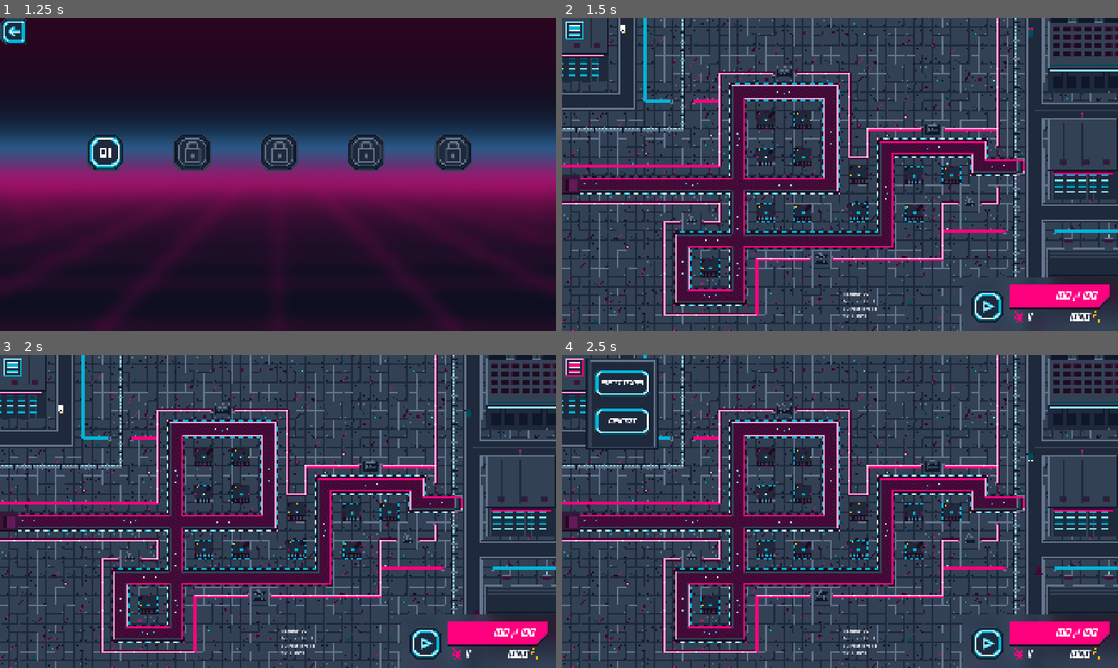
Above: before the commit, frames 1-4 (two rows, left to right).
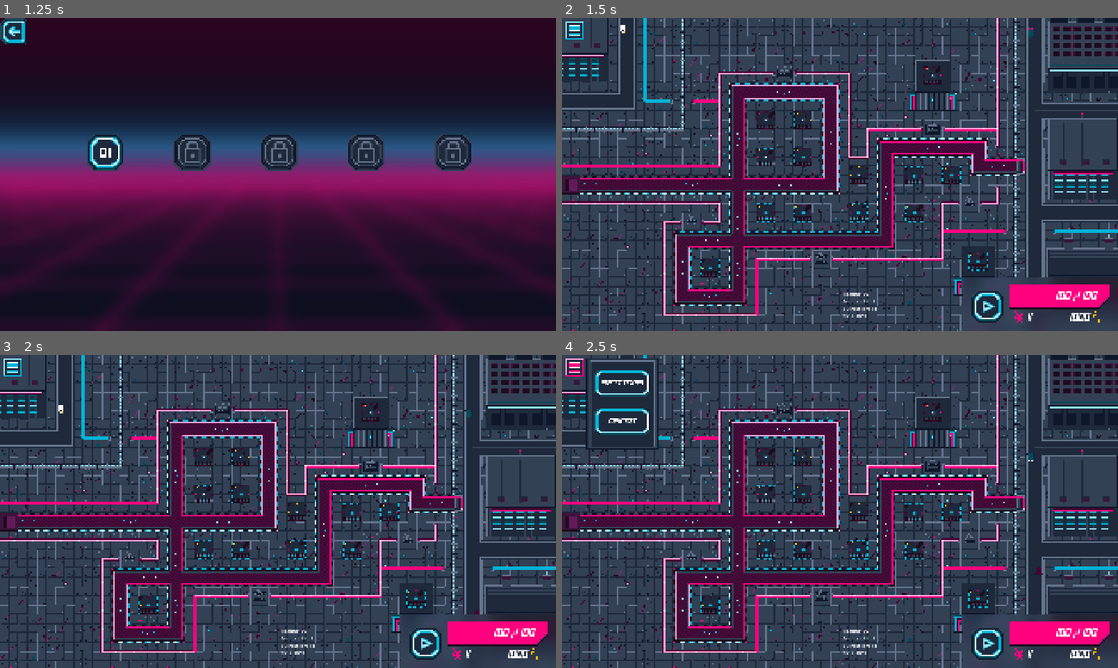
Above: after the commit, the same moments.

Repository: JanuV08/TD
Game: Godot game, scene res://Scenes/main_menu.tscn
The game is run twice, just before and just after one commit, with the same random seed, the same clock (stepped at 60 frames per second) and the same inputs. Sound files missing from this copy of the repository are replaced by a short silence.
Inputs (mouse positions are in pixels of both pictures, inside the frame that each line leads up to):
- Up to frame 1 (1.25 s): click "INITIATE" at 0.5 s
- Up to frame 2 (1.5 s): click "01" at 1.25 s
- Up to frame 3 (2 s): no input
- Up to frame 4 (2.5 s): click (573, 367) at 2 s

Frame 1 is identical in both runs. In frame 2, 1.4% of the frame differs, in the area x 62-78%, y 13-89%; in frame 3, 1.4%; in frame 4, 1.4%.

Commit message:
Add railgun-only turret slots
Add railgun tower art and two map placements, restrict turret choices by slot type, and adjust the menu size and positioning.

Diff:
--- a/Scenes/TurretMenu.tscn
+++ b/Scenes/TurretMenu.tscn
@@ -20,6 +20,7 @@
 offset_top = -20.0
 offset_right = 336.0
 offset_bottom = 158.0
+scale = Vector2(0.6, 0.6)
 texture = ExtResource("2_p3dkr")
 
 [node name="TextureButton" type="TextureButton" parent="TextureRect" unique_id=1889112696]
--- a/Scenes/map1_map.tscn
+++ b/Scenes/map1_map.tscn
@@ -9,6 +9,7 @@
 [ext_resource type="Texture2D" uid="uid://ck7krfqsasow2" path="res://assets/Map/novy/car2.png" id="6_677n0"]
 [ext_resource type="Texture2D" uid="uid://vwnlk32mj1cv" path="res://assets/Map/novy/car3.png" id="7_en4qu"]
 [ext_resource type="PackedScene" uid="uid://bgb8nttvy6i6i" path="res://Scenes/BuildingSlot.tscn" id="9_btoii"]
+[ext_resource type="Texture2D" uid="uid://ctjixr0l2o5mj" path="res://assets/Turrets/Railgun_tower.png" id="10_hwlb6"]
 
 [sub_resource type="TileSetAtlasSource" id="TileSetAtlasSource_dlugy"]
 texture = ExtResource("1_0ab5g")
@@ -3178,3 +3179,23 @@
 
 [node name="BuildingSlot10" parent="foreground" unique_id=1091986262 instance=ExtResource("9_btoii")]
 position = Vector2(609, 336.5)
+
+[node name="Railgun_tower" type="Sprite2D" parent="foreground" unique_id=1069427254]
+position = Vector2(640, 119.5)
+scale = Vector2(1.5, 1.5)
+texture = ExtResource("10_hwlb6")
+
+[node name="Railgun_slot1" parent="foreground/Railgun_tower" unique_id=1296440759 instance=ExtResource("9_btoii")]
+z_index = 1
+position = Vector2(0, -13.5)
+scale = Vector2(0.6666667, 0.6666667)
+
+[node name="Railgun_tower2" type="Sprite2D" parent="foreground" unique_id=70291570]
+position = Vector2(718.5, 439.00003)
+scale = Vector2(1.5, 1.5)
+texture = ExtResource("10_hwlb6")
+
+[node name="Railgun_slot2" parent="foreground/Railgun_tower2" unique_id=2108143118 instance=ExtResource("9_btoii")]
+z_index = 1
+position = Vector2(-2.002716e-05, -12.666696)
+scale = Vector2(0.6666667, 0.6666667)
--- a/Scripts/turret_menu.gd
+++ b/Scripts/turret_menu.gd
@@ -3,6 +3,7 @@
 @onready var cannon_btn: TextureButton = $TextureRect/TextureButton
 @onready var tesla_btn: TextureButton = $TextureRect/TextureButton2
 @onready var railgun_btn: TextureButton = $TextureRect/TextureButton3
+
 
 signal turret_selected(turret_type: int)
 
@@ -55,3 +56,22 @@
 	railgun_btn.scale = Vector2(1.1, 1.1)
 func _on_texture_button_3_mouse_exited() -> void:
 	railgun_btn.scale = Vector2(1.0, 1.0)
+
+func setup_for_slot(is_railgun_slot: bool) -> void:
+	if is_railgun_slot:
+		_set_button_locked(cannon_btn, true)
+		_set_button_locked(tesla_btn, true)
+		_set_button_locked(railgun_btn, false)
+	else:
+		_set_button_locked(cannon_btn, false)
+		_set_button_locked(tesla_btn, false)
+		_set_button_locked(railgun_btn, true)
+
+func _set_button_locked(btn: TextureButton, locked: bool) -> void:
+	if btn == null:
+		return
+	btn.disabled = locked
+	if locked:
+		btn.modulate = Color(0.35, 0.35, 0.35, 0.6)
+	else:
+		btn.modulate = Color(1.0, 1.0, 1.0, 1.0)
--- a/Scripts/turret_selection.gd
+++ b/Scripts/turret_selection.gd
@@ -8,16 +8,19 @@
 @export var turret_railgun_scene: PackedScene = preload("res://Scenes/Turret_railgun.tscn")
 @export var selection_menu_scene: PackedScene = preload("res://Scenes/TurretMenu.tscn")
 
+
 var selection_menu_instance = null
 
 func _ready():
 	$AnimatedSprite2D.play("default")
 
+
 	if selection_menu_scene:
 		selection_menu_instance = selection_menu_scene.instantiate()
 		add_child(selection_menu_instance)
 		selection_menu_instance.turret_selected.connect(_on_turret_selected)
-
+		var is_railgun_only: bool = name.begins_with("Railgun") or get_parent().name.begins_with("Railgun")
+		selection_menu_instance.setup_for_slot(is_railgun_only)
 
 
 
@@ -35,6 +38,14 @@
 	if event is InputEventMouseButton and event.pressed and event.button_index == MOUSE_BUTTON_LEFT:
 		if not is_occupied:
 			if selection_menu_instance:
+				var screen_center_x: float = get_viewport_rect().size.x / 2.0
+				var menu_width: float = selection_menu_instance.get_node("TextureRect").size.x
+
+				if global_position.x > screen_center_x:
+					selection_menu_instance.position.x = -menu_width + 180
+				else:
+					selection_menu_instance.position.x = 0.0
+
 				selection_menu_instance.show()
 		else:
 			print("Blok je obsazen!")
Binary file added: assets/Turrets/Railgun_tower.png
Not shown, added: assets/Turrets/Railgun_tower.png.import
